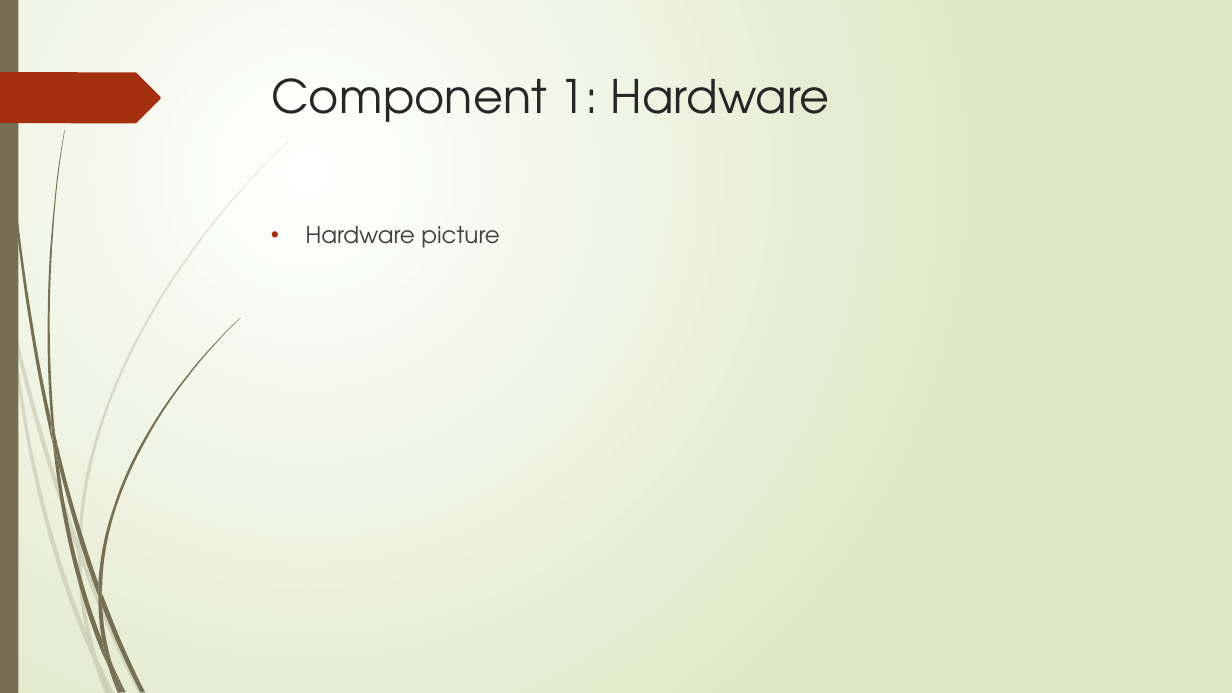
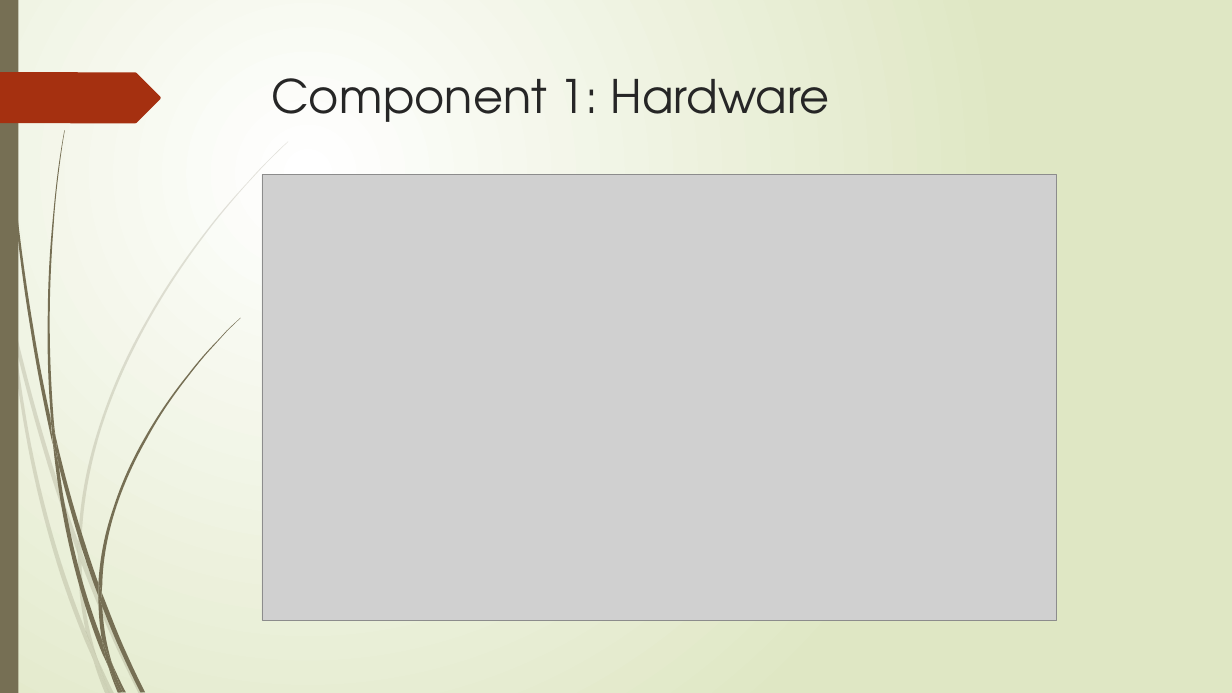
Before and after one commit to jdkirklanduwyo/SeniorDesignGroup2, a slide deck: slide 4 of Documents/Presentation.pptx. Drawn at 1232x693 pixels with LibreOffice and Linux fonts; fonts in the diff are those of the drawing; grey boxes stand for pictures. Boxes give left, top, right and bottom in pixels: in the first picture for what was removed or moved away, otherwise in the second. Text is boxed around its words. In the diff, an @@ line names an element or a change of style, - is before the commit and + after.

Commit message:
Add files via upload
Some screenshots added, org slide

```diff
--- a/Documents/Presentation.pptx
+++ b/Documents/Presentation.pptx
@@ picture added at [262, 175, 1057, 621] @@
@@ text removed at [306, 226, 499, 248] @@
-• Hardware picture
```
Also in this commit, not shown: 2 slides added, 1 slide removed.
